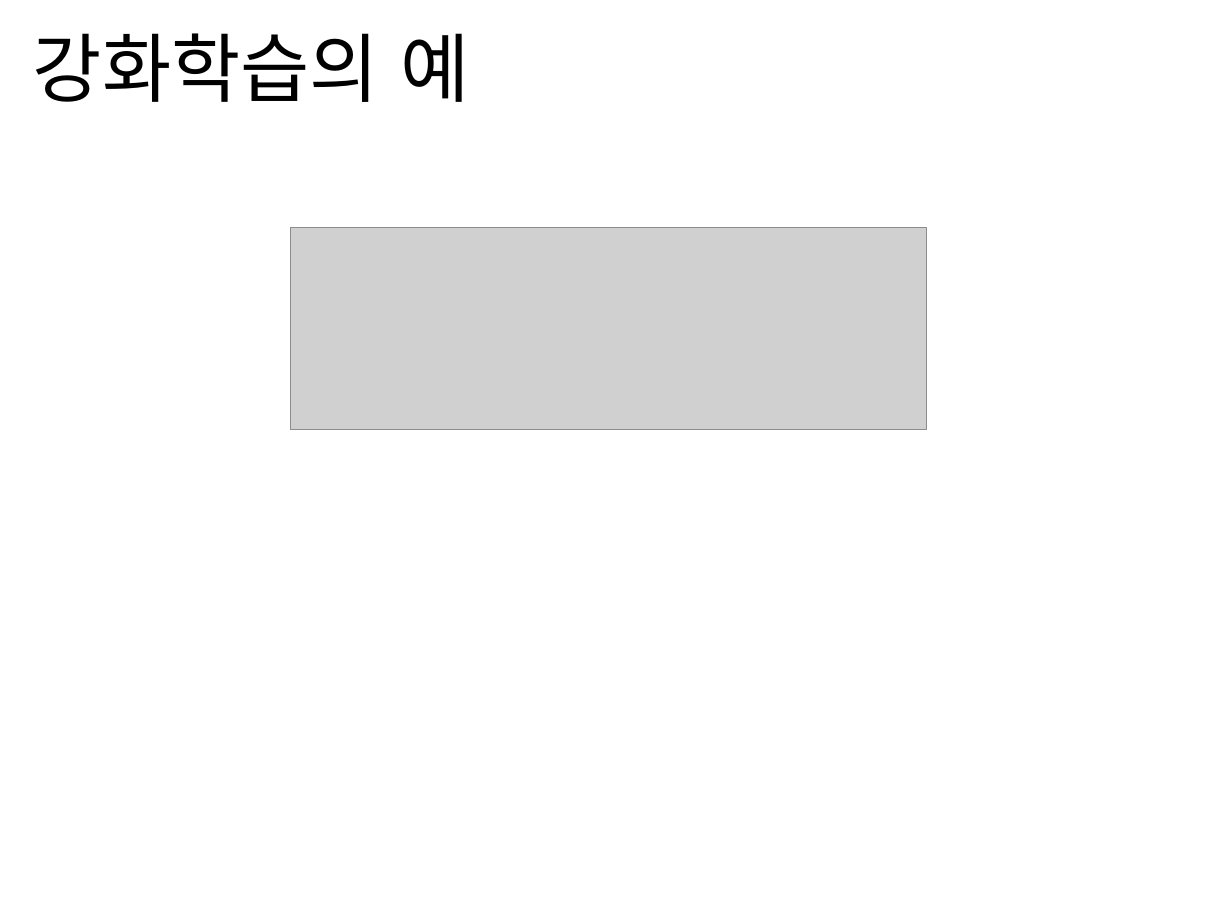
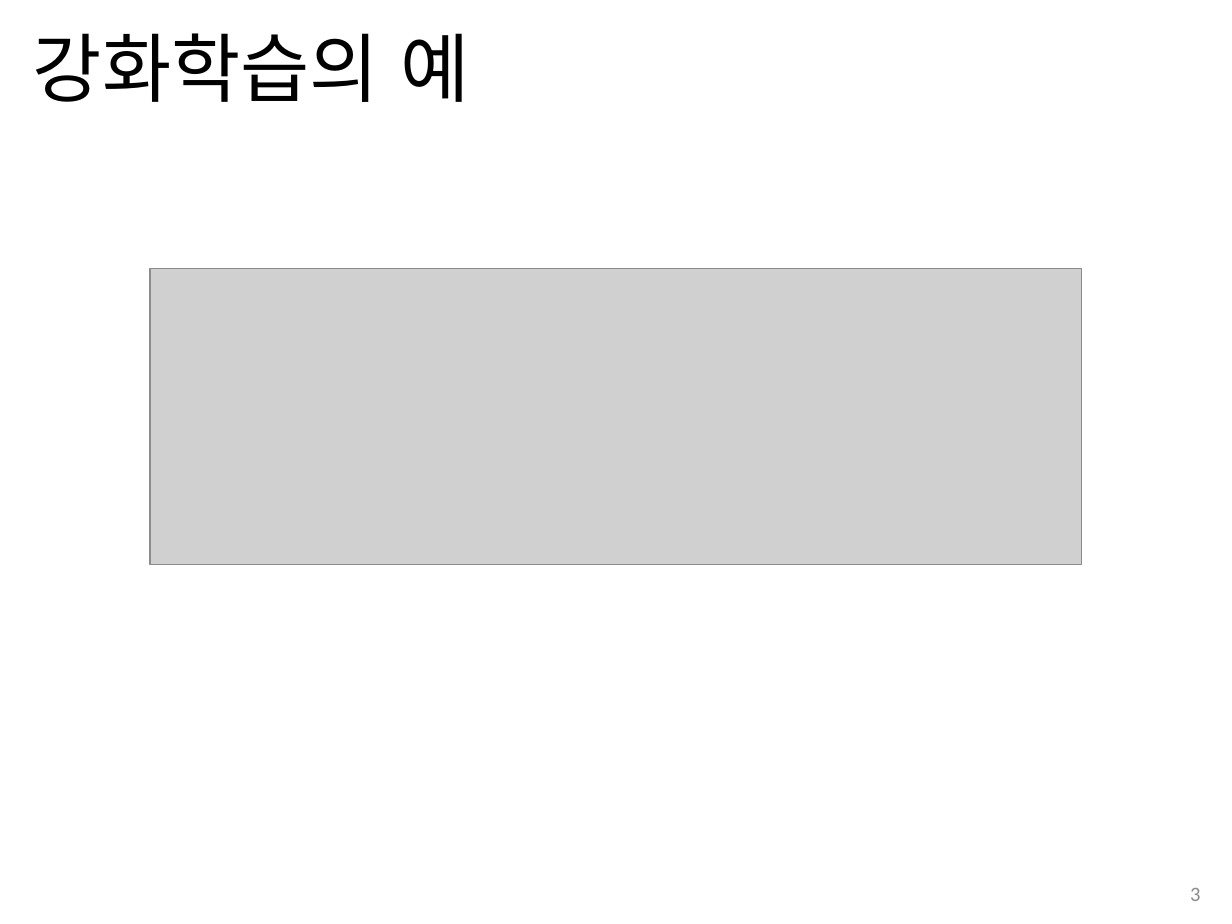
Before and after one commit to jhahncs/Class-Reinforcement-Learning, a slide deck: slide 3 of slides/강화학습_ch1_벤디트문제.pptx. Drawn at 1232x924 pixels with LibreOffice and Linux fonts; fonts in the diff are those of the drawing; grey boxes stand for pictures. Boxes give left, top, right and bottom in pixels: in the first picture for what was removed or moved away, otherwise in the second. Text is boxed around its words. In the diff, an @@ line names an element or a change of style, - is before the commit and + after.

```diff
--- a/slides/강화학습_ch1_벤디트문제.pptx
+++ b/slides/강화학습_ch1_벤디트문제.pptx
@@ picture: place and size @@
-picture at [291, 228, 928, 430]
+picture at [150, 269, 1082, 564]
@@ page number added at [1190, 888, 1200, 901], 12 pt, text #8C8C8C @@
+3
```
Also in this commit, not shown: 16 other slides changed, 8 slides added, 1 other file.
